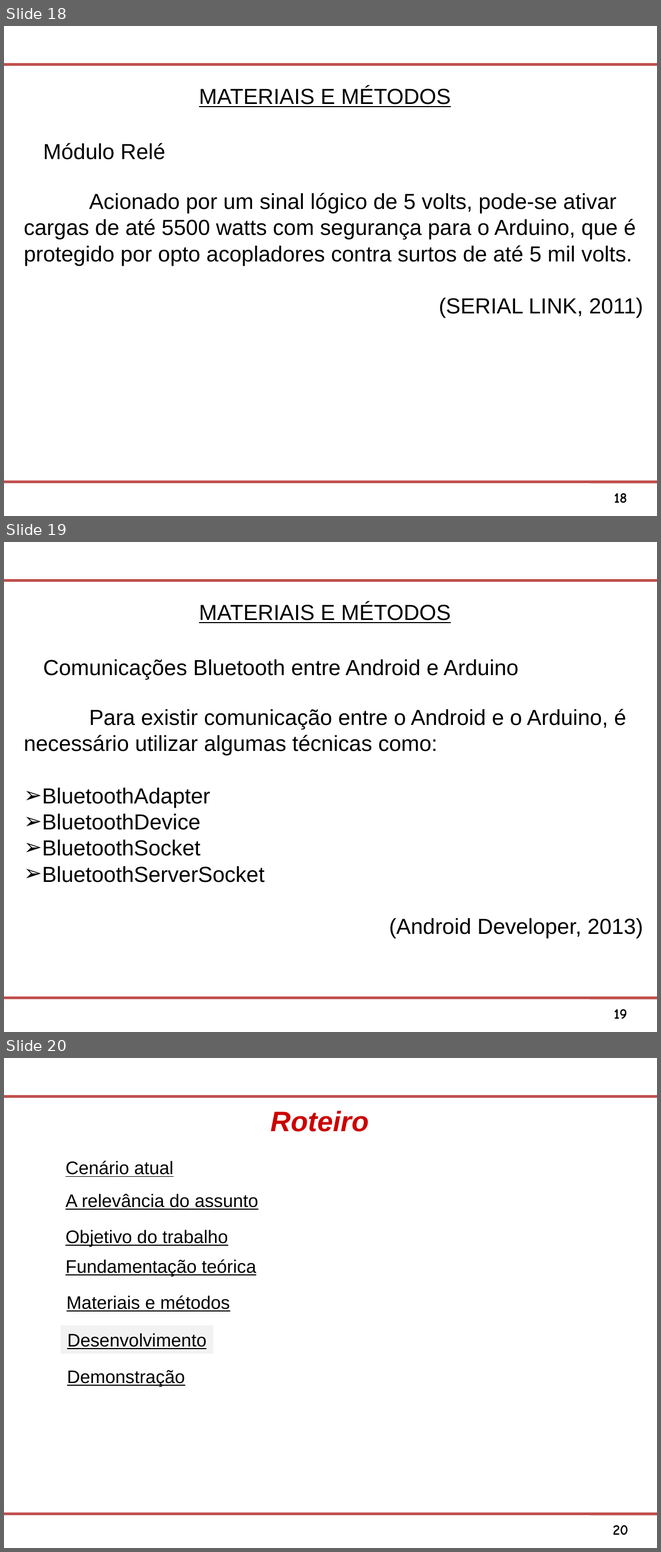
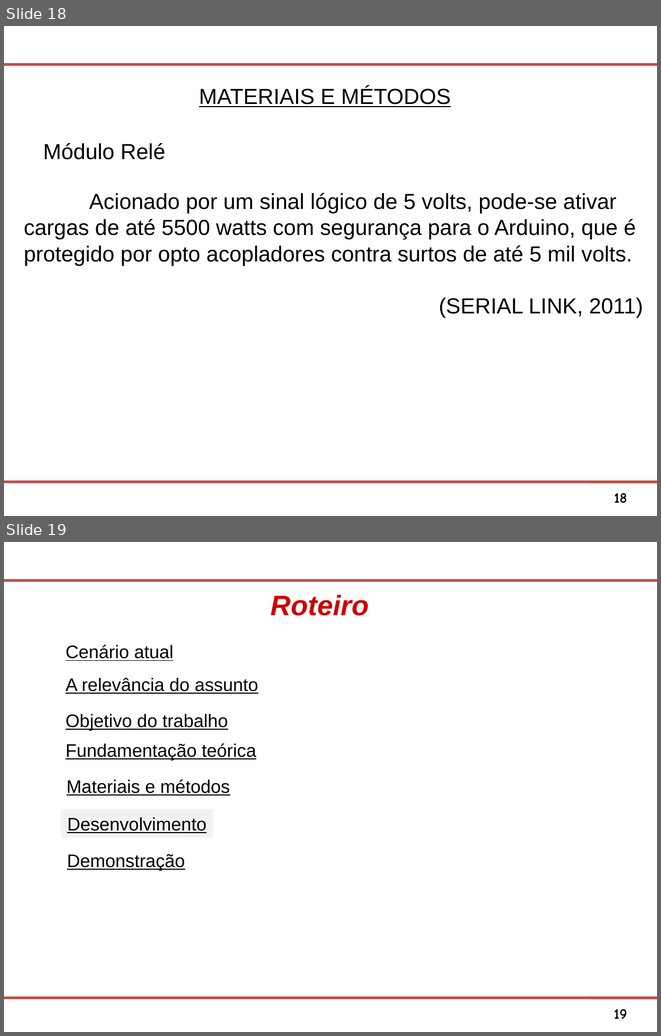
Before and after one commit to Osmar1503/TG, a slide deck: Modelo Apresentacao FATEC SJC.ppt. Shown one above the other, each under a label of ours: slides 18, 19 and 20 before the commit, slides 18 and 19 after it. The pictures are 661x1552 and 661x1036 pixels, drawn with LibreOffice and Linux fonts; fonts in the diff are those of the drawing; background and template pictures are left out. Boxes give left, top, right and bottom in pixels: in the first picture for what was removed or moved away, otherwise in the second. Text is boxed around its words. In the diff, an @@ line names an element or a change of style, - is before the commit and + after.

Commit message:
Remocao do slide de socket e padronizacao dos

```diff
--- a/Modelo Apresentacao FATEC SJC.ppt
+++ b/Modelo Apresentacao FATEC SJC.ppt
@@ slide 19 removed at (4, 542, 657, 1032), background #FFFFFF; not listed: 3 template elements that a slide beside it also shows @@
@@ text removed at (199, 602, 451, 623) @@
-MATERIAIS E MÉTODOS
@@ text removed at (43, 659, 518, 679) @@
-Comunicações Bluetooth entre Android e Arduino
@@ text removed at (24, 708, 643, 938) @@
-Para existir comunicação entre o Android e o Arduino, é necessário utilizar algumas técnicas como:
-➢ BluetoothAdapter
-➢ BluetoothDevice
-➢ BluetoothSocket
-➢ BluetoothServerSocket
-(Android Developer, 2013)
@@ what was slide 20 is now slide 19 @@
@@ page number at (614, 1009, 627, 1018): text changed @@
-20
+19
```
Also in this commit, not shown: 9 slides changed, 1 slide added.
